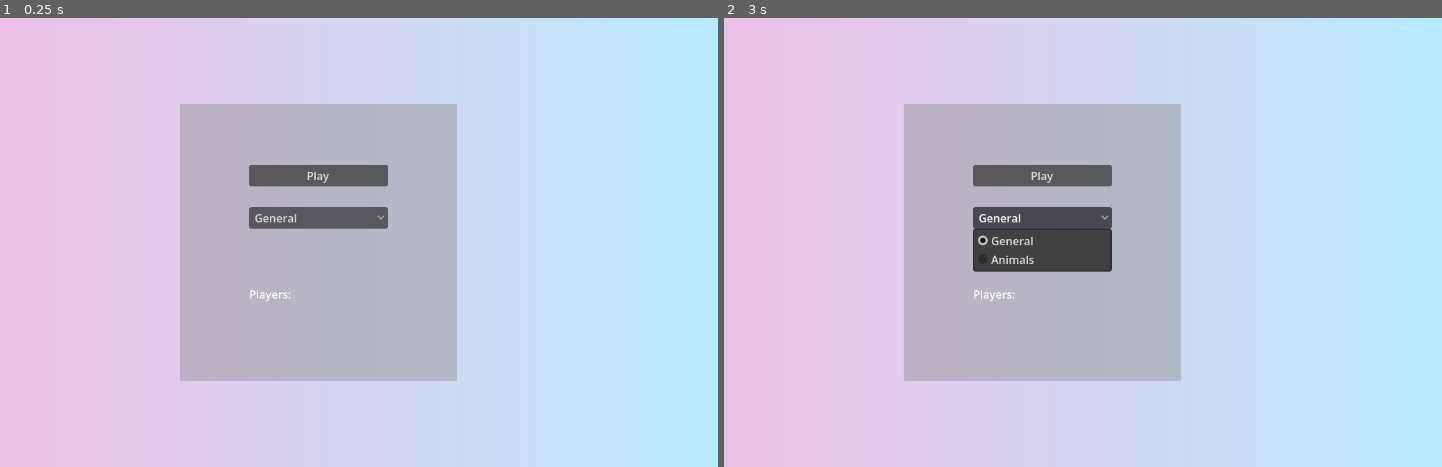
Above: before the commit, frames 1-2 (left to right).
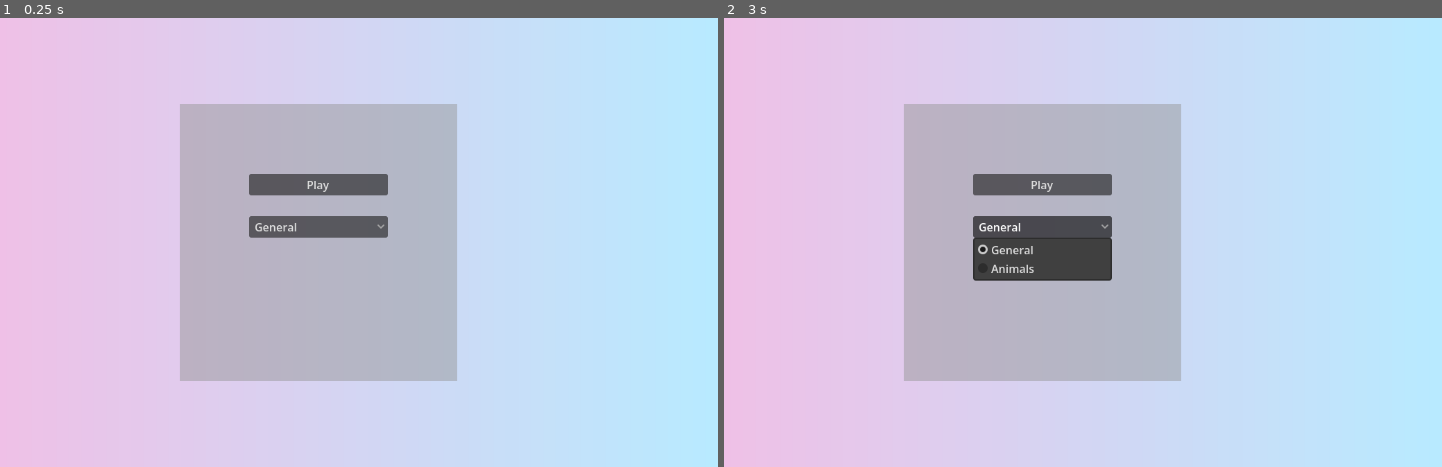
Above: after the commit, the same moments.

Repository: Haydara1/Heads-Up
Game: Godot game, scene res://scenes/connected_lobby.tscn
Two runs of this game, one before a commit and one after it. Both use one fixed random seed, a clock stepped at 60 frames per second and the inputs below. This scene is started directly instead of the project's main scene.
Inputs:
- Up to frame 1 (0.25 s): no input
- Up to frame 2 (3 s): click "General" at 0.5 s; click "Play" at 1.25 s; click "Play" at 2 s; click "General" at 2.75 s

The runs differ from the first frame. In frame 1, 1.8% of the frame differs, in the area x 34-55%, y 32-64%; in frame 2, 2.2%.

Commit message:
Updated score system

Diff:
--- a/GameManager.gd
+++ b/GameManager.gd
@@ -2,61 +2,48 @@
 extends Node
 
 signal state_changed(state: Dictionary)
-signal word_changed(word: String)
+signal words_changed(words: Dictionary)
 
 const GAME_SCENE := "res://scenes/gameplay.tscn"
-
-# The host chooses one of these packs in the lobby.
+const LOBBY_SCENE := "res://scenes/connected_lobby.tscn"
+
 const PACKS := {
 	"General": [
-		"Batman",
-		"Spider-Man",
-		"Sherlock Holmes",
-		"Harry Potter",
-		"Mario",
-		"Superman",
-        "Pikachu"
+		"Batman", "Spider-Man", "Sherlock Holmes",
+		"Harry Potter", "Mario", "Superman", "Pikachu"
 	],
 	"Animals": [
-		"Lion",
-		"Elephant",
-		"Penguin",
-		"Giraffe",
-		"Dolphin",
-        "Kangaroo"
+		"Lion", "Elephant", "Penguin",
+		"Giraffe", "Dolphin", "Kangaroo"
 	]
 }
 
 var players_in_game: Array[int] = []
 var secret_words: Dictionary = {}
-
-var current_turn_peer := -1
+var confirmed_order: Array[int] = []
+
 var selected_pack := "General"
 var running := false
-var turn_resolved := false
-
-# Keep the latest information so the UI can retrieve it
-# even if the game starts before the scene finishes loading.
+
 var latest_state: Dictionary = {}
-var latest_word := ""
-
-
-# Called by the host's Start Game button.
+var latest_words: Dictionary = {}
+
+
+# Called by the host from the connected lobby.
 func start_game(pack_name: String = "General") -> void:
 	if not multiplayer.is_server():
 		return
 
 	if NetworkManager.players.size() < 2:
-		print("Need at least two players.")
 		return
 
 	if not PACKS.has(pack_name):
-		print("Unknown pack: ", pack_name)
 		return
 
 	selected_pack = pack_name
 	players_in_game.clear()
 	secret_words.clear()
+	confirmed_order.clear()
 
 	for id in NetworkManager.players.keys():
 		players_in_game.append(int(id))
@@ -67,42 +54,38 @@
 
 	for id in players_in_game:
 		secret_words[id] = pack.pick_random()
-		NetworkManager.players[id]["score"] = 0
-
-	current_turn_peer = players_in_game[0]
+
+		# Preserve scores from previous rounds.
+		if not NetworkManager.players[id].has("score"):
+			NetworkManager.players[id]["score"] = 0
+
 	running = true
-	turn_resolved = false
-
-	# Change scenes on the host and all connected clients.
+
 	change_to_game.rpc()
-
 	_broadcast_state()
-	_send_words()
-
-
-# Everyone changes to the gameplay scene together.
+	_send_words_to_everyone()
+
+
 @rpc("authority", "call_local", "reliable")
 func change_to_game() -> void:
 	get_tree().change_scene_to_file(GAME_SCENE)
 
 
-# Called when a player presses the Correct button.
-func submit_correct_guess() -> void:
-	if not running or turn_resolved:
+# Each player presses Confirm when they have guessed their own word.
+func submit_confirmation() -> void:
+	if not running:
 		return
 
 	var my_id := multiplayer.get_unique_id()
 
-	# The host is also a player and can confirm guesses.
 	if multiplayer.is_server():
 		_handle_confirmation(my_id)
 	else:
-		confirm_guess.rpc_id(1)
-
-
-# Clients ask the host to validate their confirmation.
+		request_confirmation.rpc_id(1)
+
+
 @rpc("any_peer", "call_remote", "reliable")
-func confirm_guess() -> void:
+func request_confirmation() -> void:
 	if not multiplayer.is_server():
 		return
 
@@ -110,73 +93,69 @@
 	_handle_confirmation(sender_id)
 
 
-func _handle_confirmation(sender_id: int) -> void:
-	if not running or turn_resolved:
-		return
-
-	# The active player cannot confirm their own guess.
-	if sender_id == current_turn_peer:
-		return
-
-	# Only players in this game can confirm.
-	if not players_in_game.has(sender_id):
-		return
-
-	if not NetworkManager.players.has(current_turn_peer):
-		return
-
-	turn_resolved = true
-	NetworkManager.players[current_turn_peer]["score"] += 1
-
-	_next_turn()
-
-
-func _next_turn() -> void:
-	var index := players_in_game.find(current_turn_peer)
-	turn_resolved = false
-
-	current_turn_peer = players_in_game[
-		(index + 1) % players_in_game.size()
-	]
+func _handle_confirmation(id: int) -> void:
+	if not running:
+		return
+
+	if not players_in_game.has(id):
+		return
+
+	# Prevent duplicate confirmations.
+	if confirmed_order.has(id):
+		return
+
+	# First player gets N-1, second gets N-2, etc.
+	var points := players_in_game.size() - 1 - confirmed_order.size()
+	NetworkManager.players[id]["score"] += points
+	confirmed_order.append(id)
 
 	_broadcast_state()
-	_send_words()
-
-
-# Public information: scores and whose turn it is.
+
+	# Everyone has confirmed: return to the lobby.
+	if confirmed_order.size() == players_in_game.size():
+		running = false
+		_broadcast_state()
+		return_to_lobby.rpc()
+
+
 func _broadcast_state() -> void:
 	var state := {
 		"players": NetworkManager.players.duplicate(true),
-		"current_turn_peer": current_turn_peer,
-		"running": running
+		"confirmed_order": confirmed_order.duplicate(),
+		"running": running,
+		"selected_pack": selected_pack
 	}
 
-	# Update the host locally and all clients remotely.
 	receive_state(state)
 	receive_state.rpc(state)
 
 
-# Send the current word to everyone EXCEPT the active player.
-func _send_words() -> void:
-	var word: String = secret_words[current_turn_peer]
+func _words_for_player(viewer_id: int) -> Dictionary:
+	var visible_words: Dictionary = {}
 
 	for id in players_in_game:
-		var word_for_player := word
-
-		if id == current_turn_peer:
-			word_for_player = ""
-
-		_send_word_to_peer(id, word_for_player)
-
-
-func _send_word_to_peer(id: int, word: String) -> void:
+		if id == viewer_id:
+			visible_words[id] = ""
+		else:
+			visible_words[id] = secret_words[id]
+
+	return visible_words
+
+
+func _send_words_to_everyone() -> void:
+	for id in players_in_game:
+		_send_words_to_player(id)
+
+
+func _send_words_to_player(id: int) -> void:
+	var words := _words_for_player(id)
+
 	if id == 1:
-		receive_word(word)
-	else:
-		receive_word.rpc_id(id, word)
-
-
-# Called by the gameplay scene after it loads.
+		receive_words(words)
+	else:
+		receive_words.rpc_id(id, words)
+
+
 func request_sync_for_local_player() -> void:
 	if multiplayer.is_server():
 		_send_sync(1)
@@ -189,8 +168,7 @@
 	if not multiplayer.is_server():
 		return
 
-	var sender_id := multiplayer.get_remote_sender_id()
-	_send_sync(sender_id)
+	_send_sync(multiplayer.get_remote_sender_id())
 
 
 func _send_sync(id: int) -> void:
@@ -199,8 +177,9 @@
 
 	var state := {
 		"players": NetworkManager.players.duplicate(true),
-		"current_turn_peer": current_turn_peer,
-		"running": running
+		"confirmed_order": confirmed_order.duplicate(),
+		"running": running,
+		"selected_pack": selected_pack
 	}
 
 	if id == 1:
@@ -208,26 +187,27 @@
 	else:
 		receive_state.rpc_id(id, state)
 
-	var word: String = secret_words[current_turn_peer]
-
-	if id == current_turn_peer:
-		word = ""
-
-	_send_word_to_peer(id, word)
+	_send_words_to_player(id)
 
 
 @rpc("authority", "call_remote", "reliable")
 func receive_state(state: Dictionary) -> void:
 	latest_state = state.duplicate(true)
-
-	# Important: clients must know the game is running.
 	running = bool(state.get("running", false))
-	current_turn_peer = int(state.get("current_turn_peer", -1))
+
+	var updated_players: Dictionary = state.get("players", {})
+	NetworkManager.players = updated_players.duplicate(true)
 
 	state_changed.emit(latest_state)
+	NetworkManager.lobby_updated.emit(NetworkManager.players)
 
 
 @rpc("authority", "call_remote", "reliable")
-func receive_word(word: String) -> void:
-	latest_word = word
-	word_changed.emit(word)
+func receive_words(words: Dictionary) -> void:
+	latest_words = words.duplicate(true)
+	words_changed.emit(latest_words)
+
+
+@rpc("authority", "call_local", "reliable")
+func return_to_lobby() -> void:
+	get_tree().change_scene_to_file(LOBBY_SCENE)
--- a/scripts/connected_lobby.gd
+++ b/scripts/connected_lobby.gd
@@ -32,15 +32,17 @@
 	GameManager.start_game(pack_name)
 
 
+
 func _on_lobby_updated(players: Dictionary) -> void:
 	var lines: Array[String] = []
 
 	for id in players:
 		var player: Dictionary = players[id]
-		lines.append(str(player["name"]))
+		lines.append(
+			str(player.get("name", "Player"))
+			+ " — "
+			+ str(player.get("score", 0))
+			+ " points"
+		)
 
-	players_label.text = "Players:\n" + "\n".join(lines)
-
-	play_button.disabled = (
-		not multiplayer.is_server() or players.size() < 2
-	)
+	players_label.text = "\n".join(lines)
--- a/scripts/gameplay.gd
+++ b/scripts/gameplay.gd
@@ -9,28 +9,23 @@
 
 func _ready() -> void:
 	GameManager.state_changed.connect(_on_state_changed)
-	GameManager.word_changed.connect(_on_word_changed)
+	GameManager.words_changed.connect(_on_words_changed)
+	confirm_button.pressed.connect(GameManager.submit_confirmation)
 
-	confirm_button.pressed.connect(
-		GameManager.submit_correct_guess
-	)
-
-	word_label.text = "Waiting for game..."
+	word_label.text = "Waiting for words..."
 	confirm_button.disabled = true
 
-	# Ask for the latest game state and word.
 	GameManager.request_sync_for_local_player()
 
-	# Also display data that arrived before this scene loaded.
 	if not GameManager.latest_state.is_empty():
 		_on_state_changed(GameManager.latest_state)
 
-	_on_word_changed(GameManager.latest_word)
+	_on_words_changed(GameManager.latest_words)
 
 
 func _on_state_changed(state: Dictionary) -> void:
-	var players: Dictionary = state["players"]
-	var active_id := int(state["current_turn_peer"])
+	var players: Dictionary = state.get("players", {})
+	var confirmed: Array = state.get("confirmed_order", [])
 	var my_id := multiplayer.get_unique_id()
 
 	var lines: Array[String] = []
@@ -38,28 +33,50 @@
 	for id in players:
 		var player: Dictionary = players[id]
 		lines.append(
-			str(player["name"]) + ": " +
-			str(player["score"])
+			str(player.get("name", "Player"))
+			+ ": "
+			+ str(player.get("score", 0))
+			+ " points"
 		)
 
 	score_label.text = "\n".join(lines)
 
-	if my_id == active_id:
-		turn_label.text = "Your turn! Guess your word."
+	if not bool(state.get("running", false)):
+		turn_label.text = "Round finished!"
+	elif confirmed.has(my_id):
+		turn_label.text = "Confirmed! Waiting for everyone else..."
 	else:
-		var active_player: Dictionary = players.get(
-			active_id,
-			{"name": "Player"}
-		)
-		turn_label.text = str(active_player["name"]) + "'s turn"
+		turn_label.text = "Guess your word, then confirm!"
 
 	confirm_button.disabled = (
-		not state["running"] or my_id == active_id
+		not bool(state.get("running", false))
+		or confirmed.has(my_id)
 	)
 
 
-func _on_word_changed(word: String) -> void:
-	if word.is_empty():
-		word_label.text = "Guess the word!"
-	else:
-		word_label.text = word
+func _on_words_changed(words: Dictionary) -> void:
+	var players: Dictionary = GameManager.latest_state.get(
+		"players",
+		NetworkManager.players
+	)
+
+	var my_id := multiplayer.get_unique_id()
+	var lines: Array[String] = []
+
+	for id in players:
+		var player: Dictionary = players[id]
+		var player_id := int(id)
+		var displayed_word := str(words.get(player_id, ""))
+
+		if player_id == my_id:
+			displayed_word = "??? (your word)"
+		elif displayed_word.is_empty():
+			displayed_word = "Waiting..."
+
+		lines.append(
+			str(player.get("name", "Player"))
+			+ ": "
+			+ displayed_word
+		)
+
+	word_label.text = "\n".join(lines)
